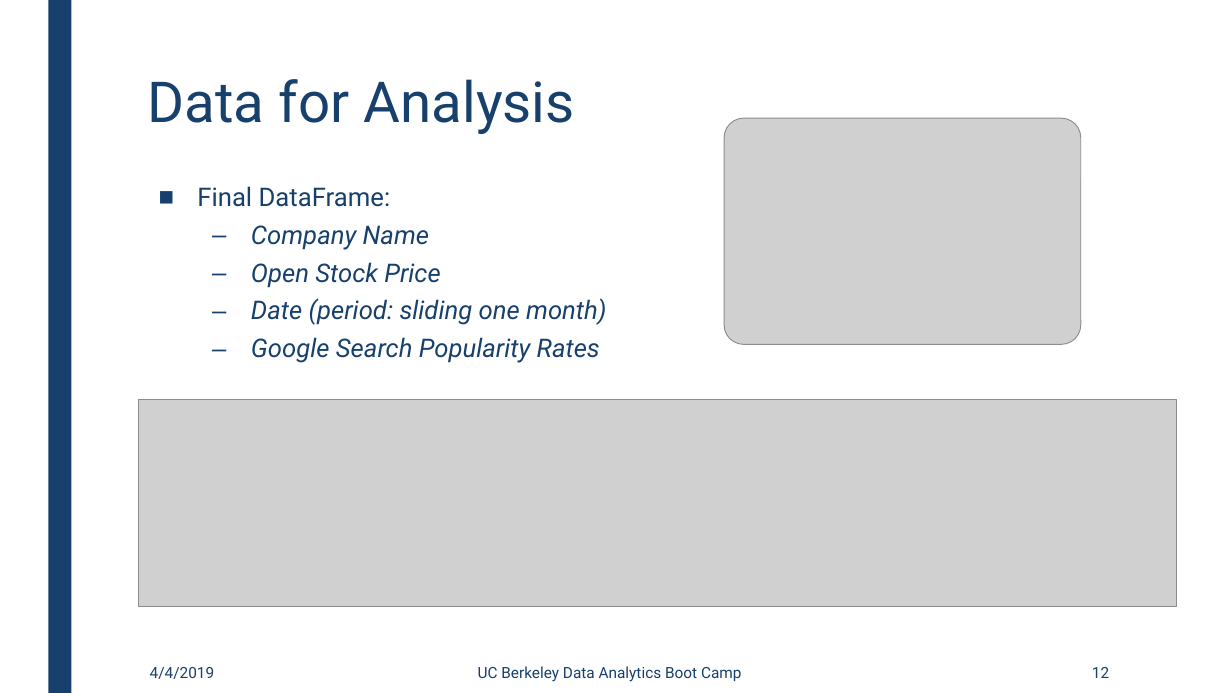
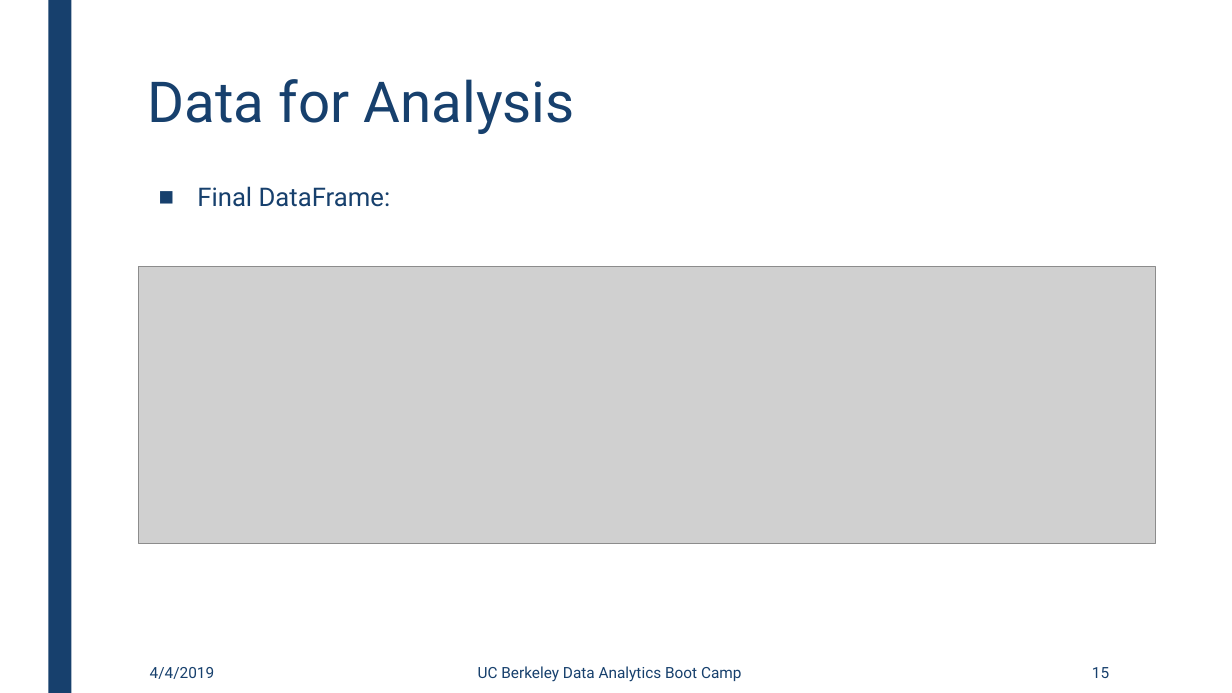
Before and after one commit to gaurav14111/Company-Stocks-vs-Internet-presence, a slide deck: slide 15 of Presentation/Presentation.pptx (slide 12 before the commit). Drawn at 1232x693 pixels with LibreOffice and Linux fonts; fonts in the diff are those of the drawing; grey boxes stand for pictures. Boxes give left, top, right and bottom in pixels: in the first picture for what was removed or moved away, otherwise in the second. Text is boxed around its words. In the diff, an @@ line names an element or a change of style, - is before the commit and + after.

```diff
--- a/Presentation/Presentation.pptx
+++ b/Presentation/Presentation.pptx
@@ picture removed at <box>725,118,1081,345</box> @@
@@ text at <box>251,225,606,363</box>: paragraphs removed @@
-  – Company Name
-  – Open Stock Price
-  – Date (period: sliding one month)
-  – Google Search Popularity Rates
@@ picture added at <box>139,267,1155,543</box> @@
@@ picture removed at <box>139,399,1177,606</box> @@
@@ page number at <box>1092,667,1109,678</box>: text changed @@
-12
+15
```
Also in this commit, not shown: 4 other slides changed, 1 other file.
